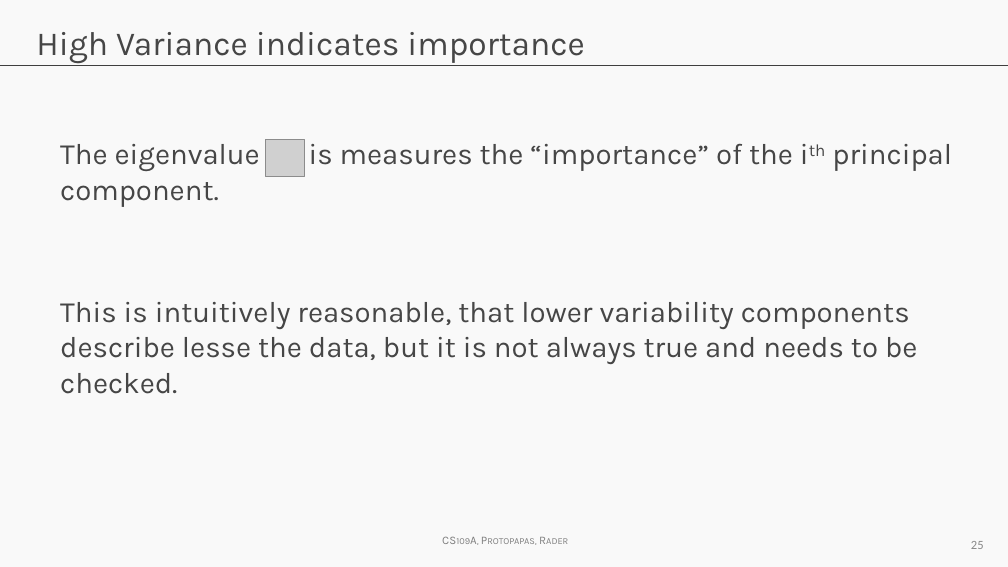
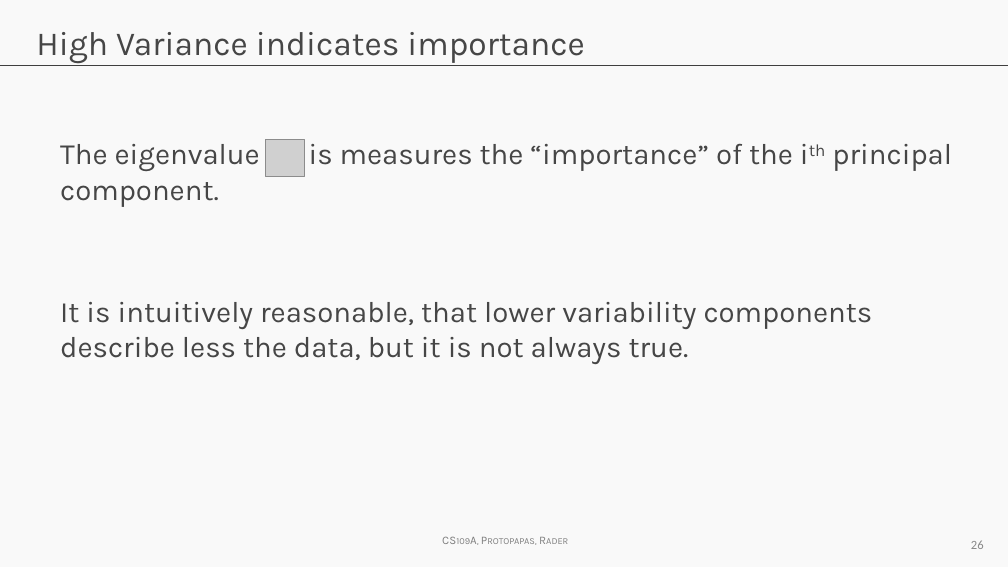
Before and after one commit to Harvard-IACS/2018-CS109A, a slide deck: slide 26 of content/a-sections/a-sec-4/Adv_Section4_Slides_PCA.pptx (slide 25 before the commit). Drawn at 1008x567 pixels with LibreOffice and Linux fonts; fonts in the diff are those of the drawing; grey boxes stand for pictures; background and template pictures are left out. Boxes give left, top, right and bottom in pixels: in the first picture for what was removed or moved away, otherwise in the second. Text is boxed around its words. In the diff, an @@ line names an element or a change of style, - is before the commit and + after.

```diff
--- a/content/a-sections/a-sec-4/Adv_Section4_Slides_PCA.pptx
+++ b/content/a-sections/a-sec-4/Adv_Section4_Slides_PCA.pptx
@@ text at box(60, 302, 873, 364): text changed @@
-This is intuitively reasonable, that lower variability components describe lesse the data, but it is not always true and needs to be checked.
+It is intuitively reasonable, that lower variability components describe less the data, but it is not always true.
```
Also in this commit, not shown: 21 other slides changed, 2 slides added, 1 slide removed, 1 other file.
